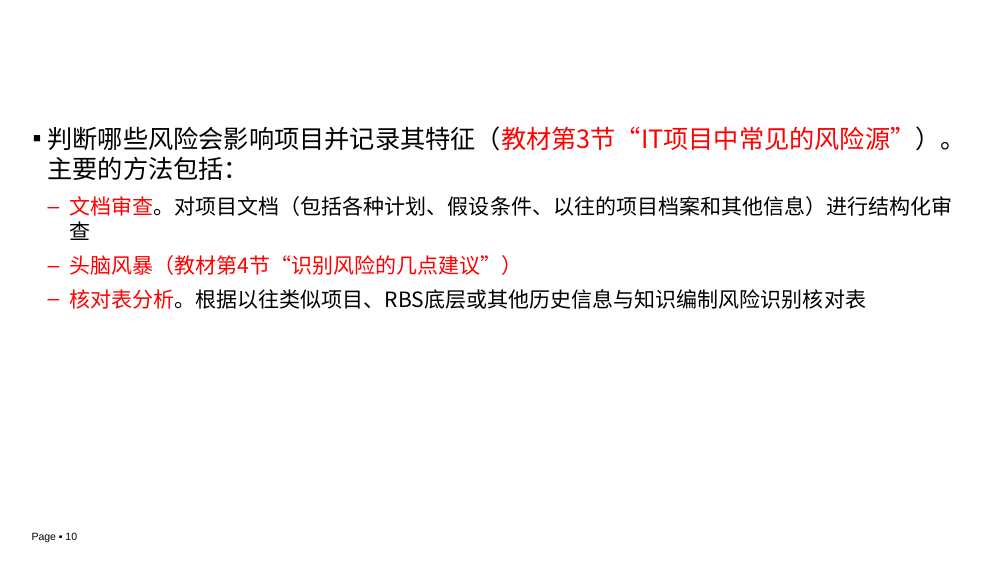
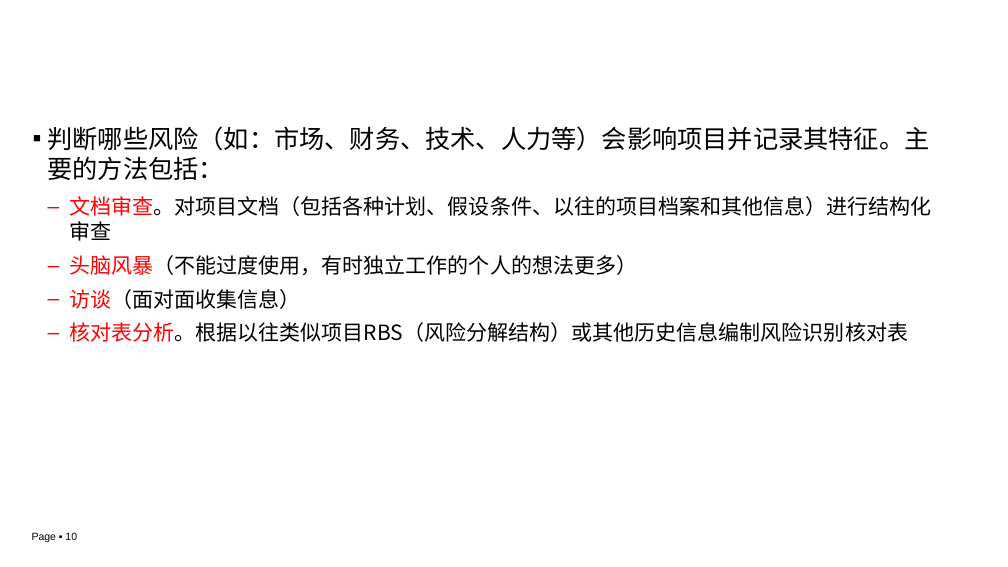
Before and after one commit to edu2act/course-IT-Project-Management, a slide deck: slide 10 of materials/slides/ch03-8.pptx. Drawn at 1008x567 pixels with LibreOffice and Linux fonts; fonts in the diff are those of the drawing; background and template pictures are left out. Boxes give left, top, right and bottom in pixels: in the first picture for what was removed or moved away, otherwise in the second. Text is boxed around its words. In the diff, an @@ line names an element or a change of style, - is before the commit and + after.

```diff
--- a/materials/slides/ch03-8.pptx
+++ b/materials/slides/ch03-8.pptx
@@ text at [48, 126, 930, 180]: text changed @@
-▪ 判断哪些风险会影响项目并记录其特征（教材第3节“IT项目中常见的风险源”）。主要的方法包括：
+▪ 判断哪些风险（如：市场、财务、技术、人力等）会影响项目并记录其特征。主要的方法包括：
@@ text at [69, 255, 908, 342]: text changed @@
-  – 头脑风暴（教材第4节“识别风险的几点建议”）
-  – 核对表分析。根据以往类似项目、RBS底层或其他历史信息与知识编制风险识别核对表
+  – 头脑风暴（不能过度使用，有时独立工作的个人的想法更多）
+  – 访谈（面对面收集信息）
+  – 核对表分析。根据以往类似项目RBS（风险分解结构）或其他历史信息编制风险识别核对表
```
Also in this commit, not shown: 9 other slides changed.
